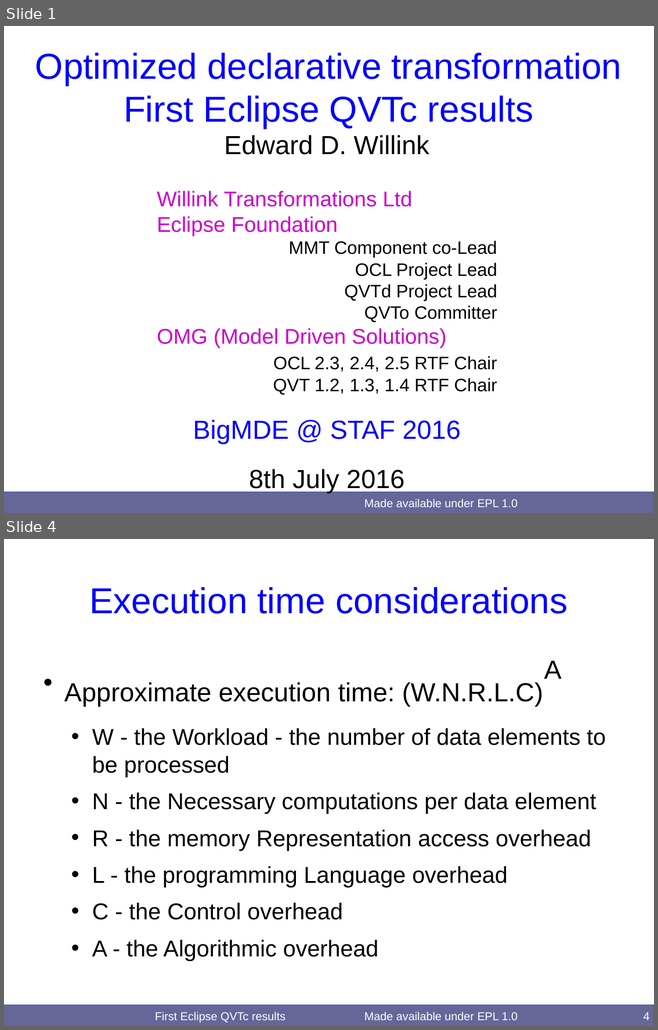
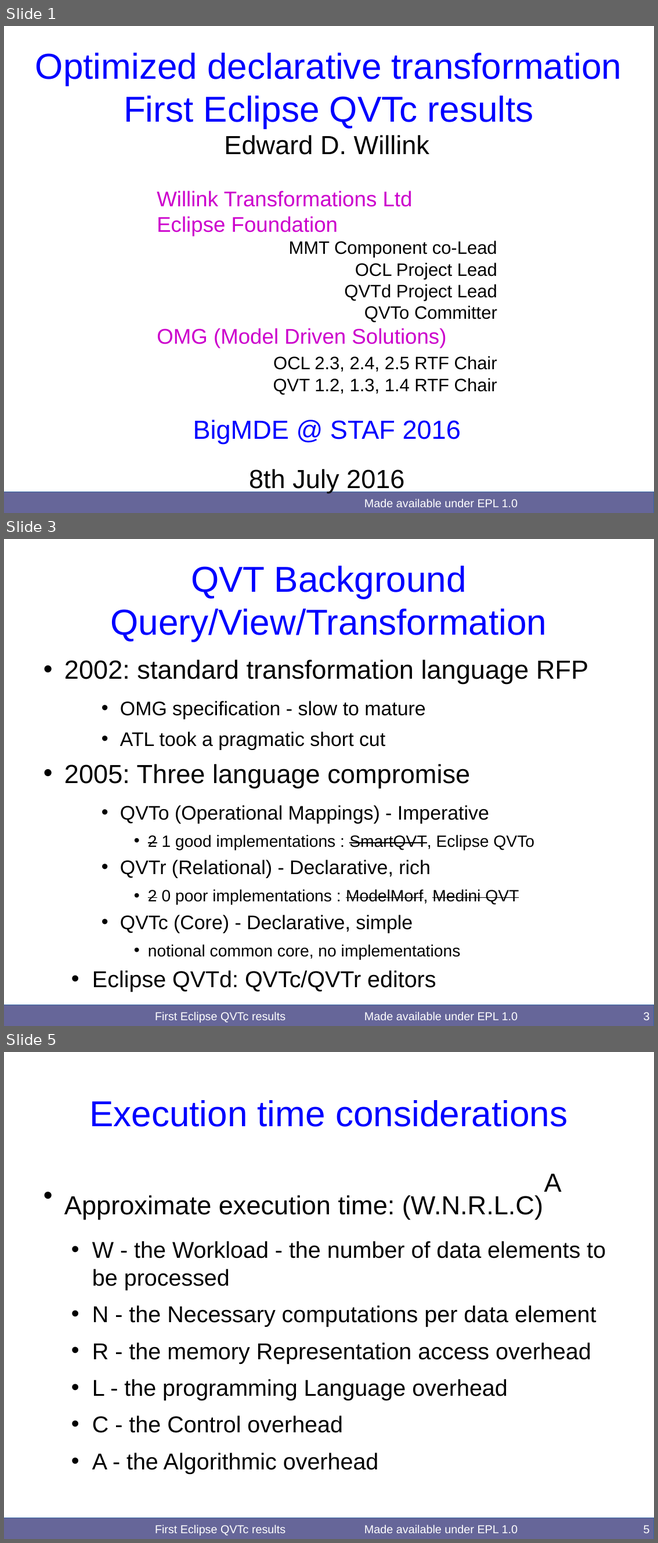
Before and after one commit to merks/mmt-website, a slide deck: qvt/docs/BigMDE2016/QVTcFirstResults.odp. Shown one above the other, each under a label of ours: slides 1 and 4 before the commit, slides 1, 3 and 5 after it; the slides between them are not shown. The pictures are 658x1030 and 658x1543 pixels, drawn with LibreOffice and Linux fonts; fonts in the diff are those of the drawing. Boxes give left, top, right and bottom in pixels: in the first picture for what was removed or moved away, otherwise in the second. Text is boxed around its words. In the diff, an @@ line names an element or a change of style, - is before the commit and + after.

Commit message:
[qvtd] BigMDE 2016 paper - final slides

```diff
--- a/qvt/docs/BigMDE2016/QVTcFirstResults.odp
+++ b/qvt/docs/BigMDE2016/QVTcFirstResults.odp
@@ slide 3 added at box(4, 539, 654, 1026), background #FFFFFF; not listed: 2 template elements that a slide beside it also shows @@
@@ title added at box(111, 566, 547, 642), 44 pt, text #0000FF @@
+QVT Background
+Query/View/Transformation
@@ text added at box(64, 660, 588, 960), 24 pt, text #000000 @@
+• 2002: standard transformation language RFP
+    • OMG specification - slow to mature
+    • ATL took a pragmatic short cut
+• 2005: Three language compromise
+    • QVTo (Operational Mappings) - Imperative
+      • 2 1 good implementations : SmartQVT, Eclipse QVTo
+    • QVTr (Relational) - Declarative, rich
+      • 2 0 poor implementations : ModelMorf, Medini QVT
+    • QVTc (Core) - Declarative, simple
+      • notional common core, no implementations
+  • Eclipse QVTd: QVTc/QVTr editors
@@ text added at box(155, 1012, 285, 1023), 14 pt, text #FFFFFF @@
+First Eclipse QVTc results
@@ page number added at box(643, 1012, 650, 1020), 14 pt, text #FFFFFF @@
+3
@@ what was slide 4 is now slide 5 @@
@@ page number at box(643, 1525, 650, 1533): text changed @@
-4
+5
```
Also in this commit, not shown: 9 slides changed, 1 other slide added, 1 slide removed.
